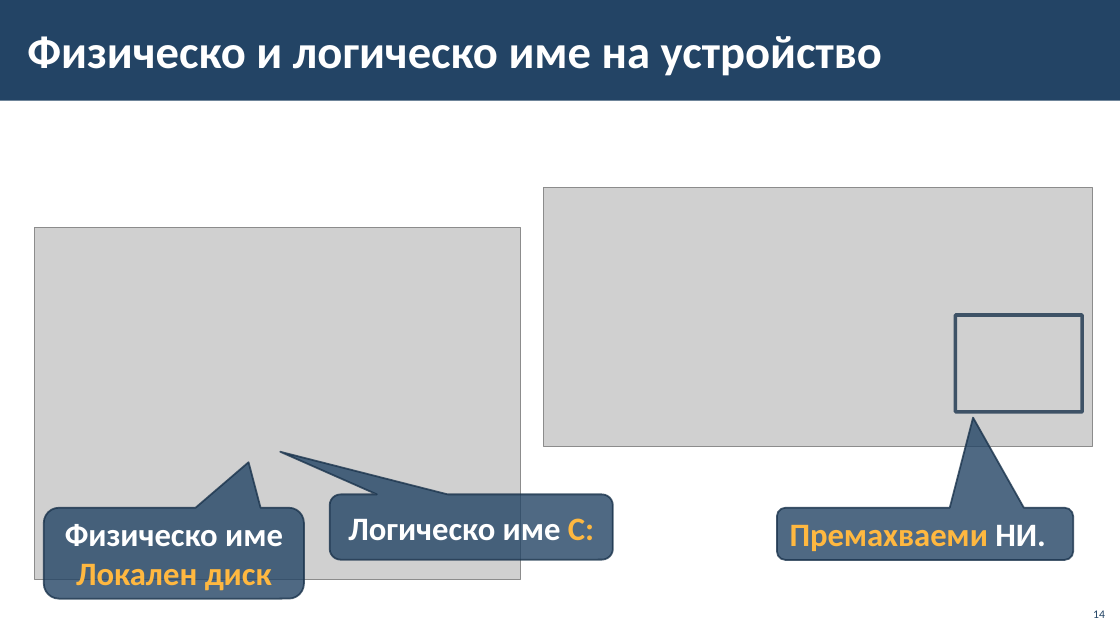
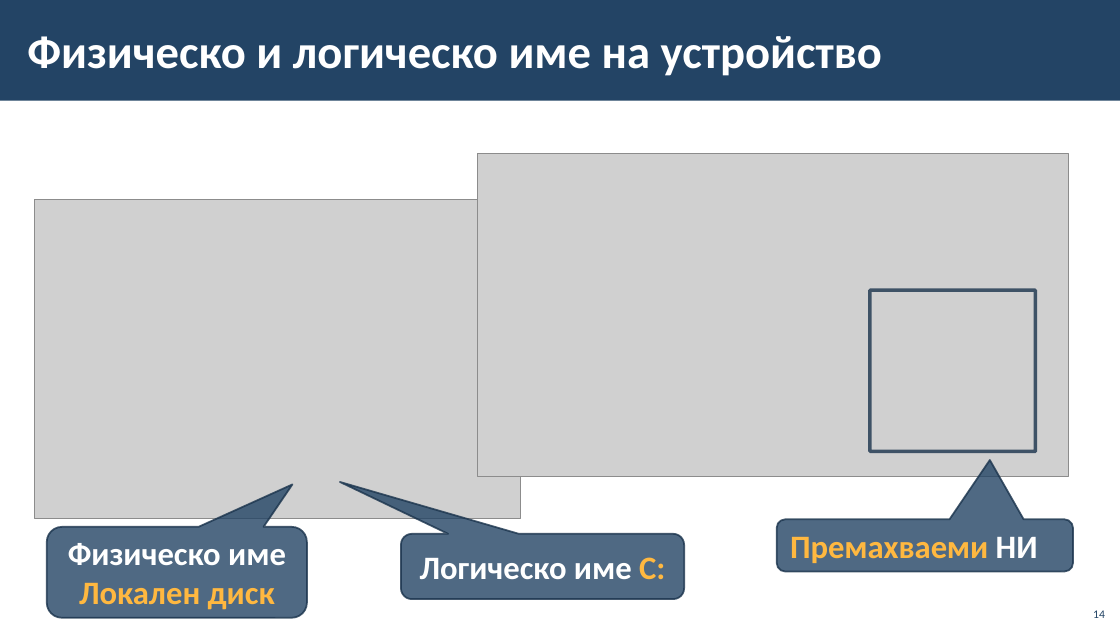
Before and after one commit to BG-IT-Edu/School-Programming, a slide deck: slide 14 of Courses/Computer-Modeling-and-IT/Computer-Modeling-and-IT-5-Class/03-Data-Storages/03-Data-Storages.pptx. Drawn at 1120x630 pixels with LibreOffice and Linux fonts; fonts in the diff are those of the drawing; grey boxes stand for pictures; background and template pictures are left out. Boxes give left, top, right and bottom in pixels: in the first picture for what was removed or moved away, otherwise in the second. Text is boxed around its words. In the diff, an @@ line names an element or a change of style, - is before the commit and + after.

```diff
--- a/Courses/Computer-Modeling-and-IT/Computer-Modeling-and-IT-5-Class/03-Data-Storages/03-Data-Storages.pptx
+++ b/Courses/Computer-Modeling-and-IT/Computer-Modeling-and-IT-5-Class/03-Data-Storages/03-Data-Storages.pptx
@@ picture: place and size @@
-picture at box(544, 187, 1092, 446)
+picture at box(477, 154, 1069, 476)
@@ picture: place and size @@
-picture at box(35, 228, 521, 579)
+picture at box(35, 199, 521, 518)
@@ rounded rectangle: place and size @@
-rounded rectangle at box(956, 315, 1083, 412)
+rounded rectangle at box(870, 290, 1036, 451)
@@ rounded speech box "Физическо име": place and size @@
-rounded speech box "Физическо име" at box(44, 507, 304, 598)
+rounded speech box "Физическо име" at box(47, 527, 308, 618)
@@ proportions changed in 3 elements at box(777, 519, 1074, 571), box(47, 527, 308, 618), box(401, 534, 684, 600) @@
@@ rounded speech box "Логическо име C:": place and size @@
-rounded speech box "Логическо име C:" at box(329, 495, 613, 560)
+rounded speech box "Логическо име C:" at box(401, 534, 684, 600)
@@ rounded speech box "Премахваеми НИ": place and size @@
-rounded speech box "Премахваеми НИ" at box(777, 507, 1074, 560)
+rounded speech box "Премахваеми НИ" at box(777, 519, 1074, 571)
@@ text in rounded speech box at box(790, 537, 1038, 563): text changed @@
-Премахваеми НИ.
+Премахваеми НИ
```
Also in this commit, not shown: 2 other slides changed.
